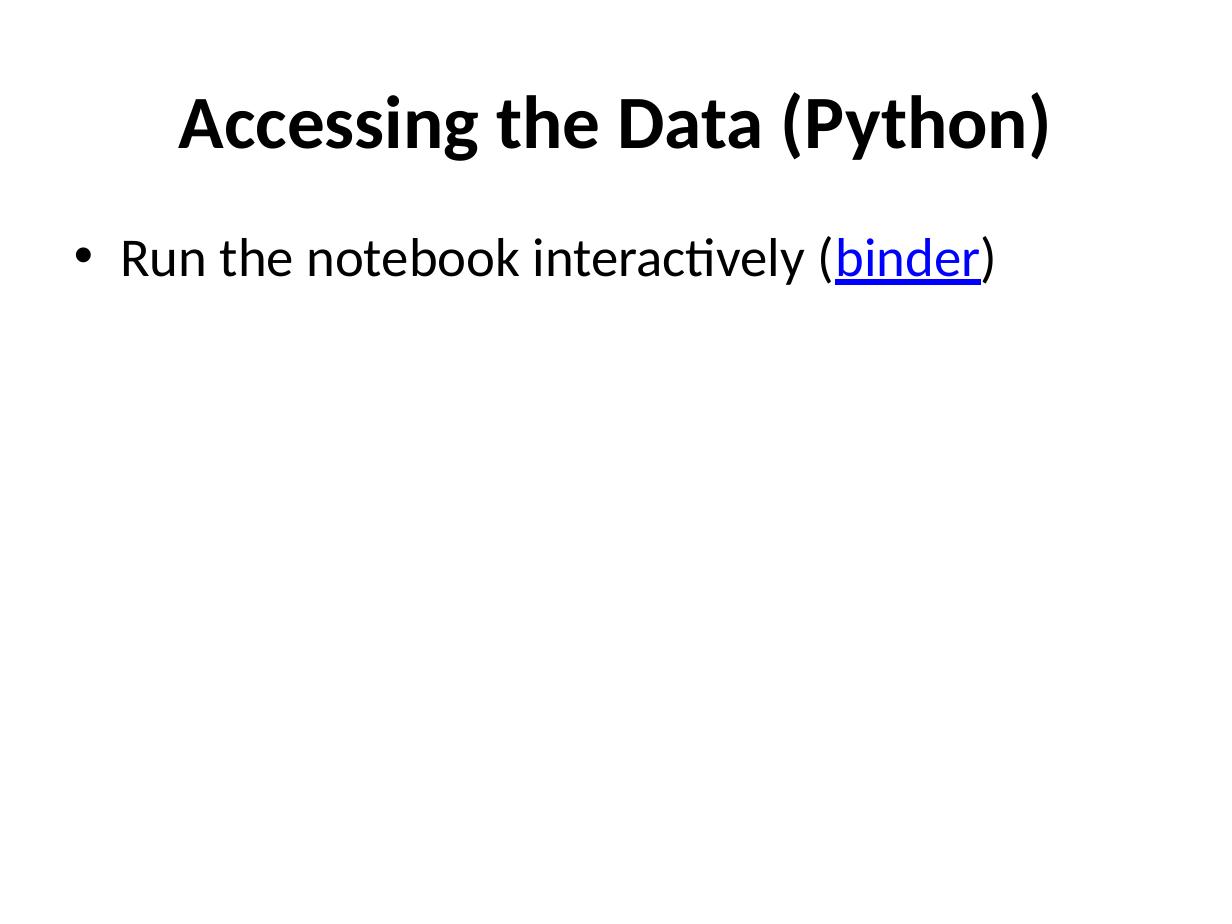
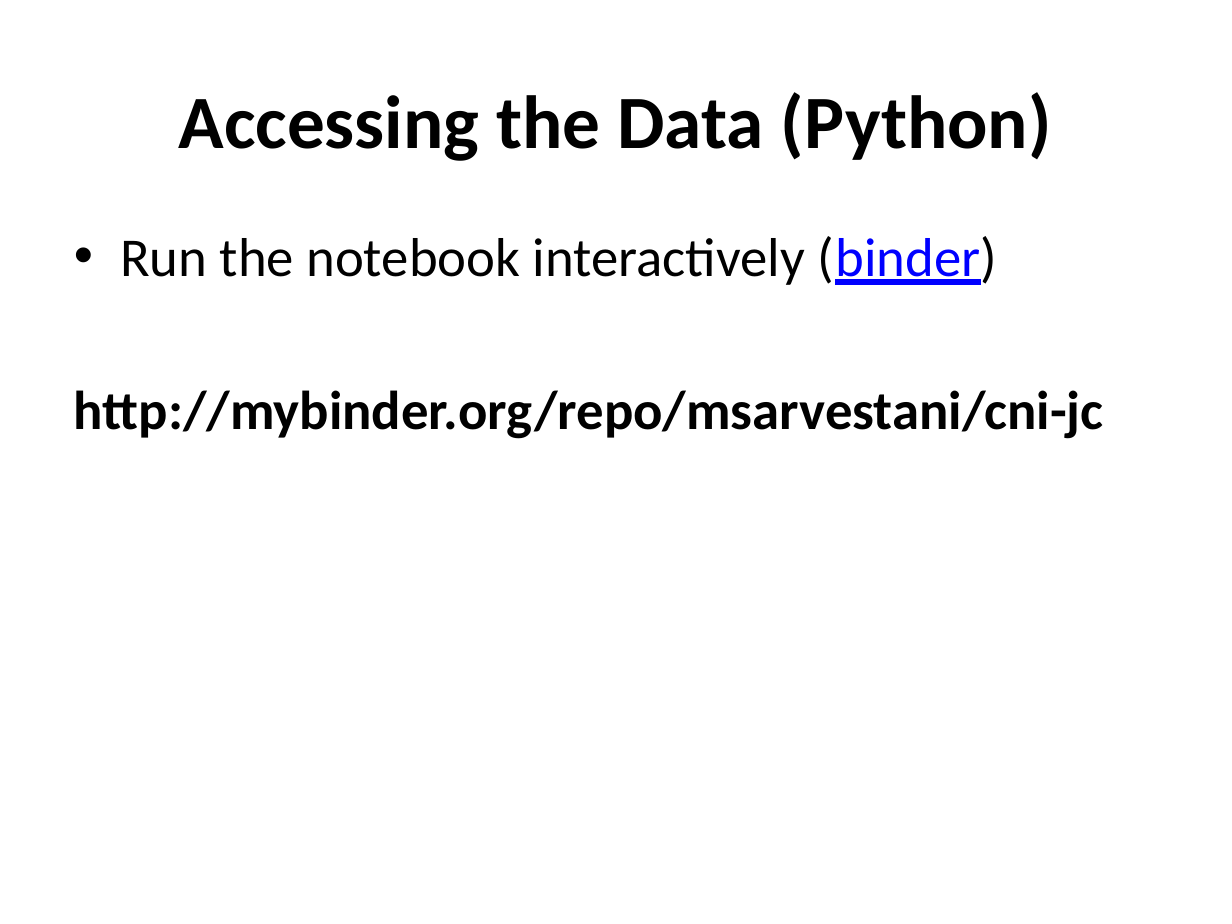
Before and after one commit to geffenlab/CNI-JC, a slide deck: slide 16 of Allen_Brain_Observatory_Dataset.pptx. Drawn at 1232x924 pixels with LibreOffice and Linux fonts; fonts in the diff are those of the drawing. Boxes give left, top, right and bottom in pixels: in the first picture for what was removed or moved away, otherwise in the second. Text is boxed around its words. In the diff, an @@ line names an element or a change of style, - is before the commit and + after.

```diff
--- a/Allen_Brain_Observatory_Dataset.pptx
+++ b/Allen_Brain_Observatory_Dataset.pptx
@@ text at box(74, 390, 1104, 439): paragraph added @@
+http://mybinder.org/repo/msarvestani/cni-jc
```
Also in this commit, not shown: 4 other slides changed.
